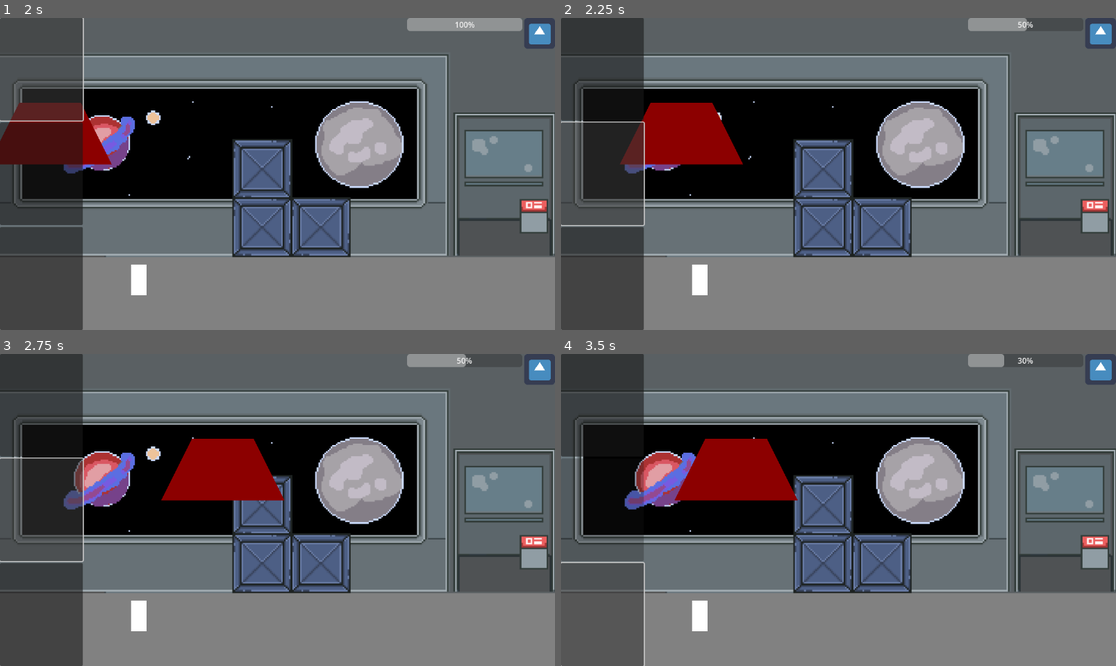
Above: before the commit, frames 1-4 (two rows, left to right).
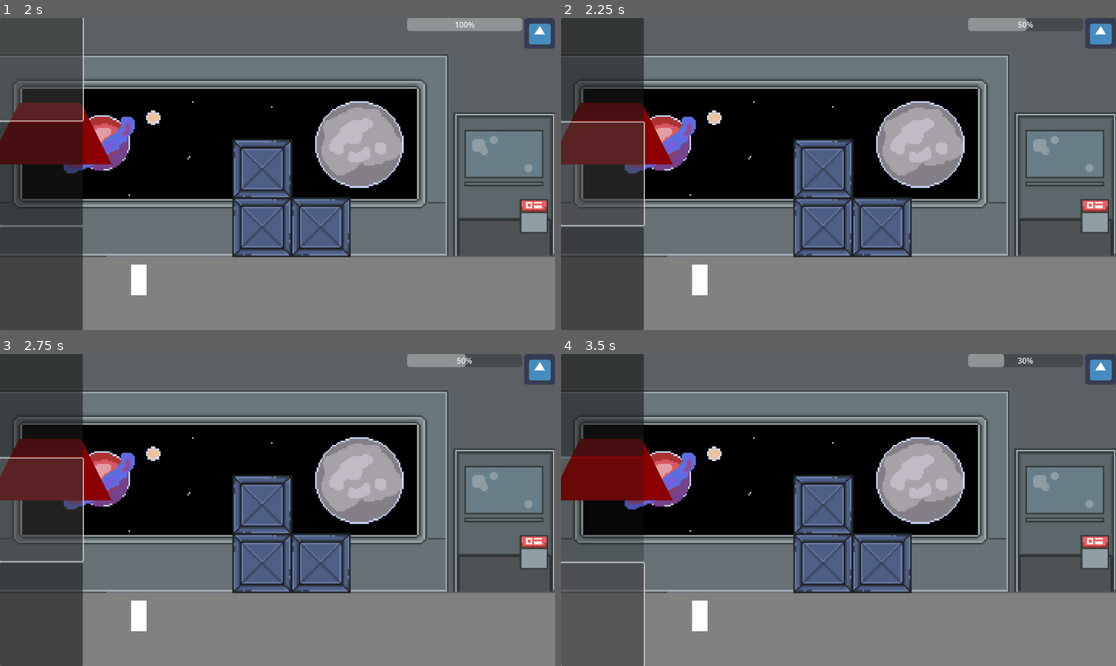
Above: after the commit, the same moments.

Repository: iniyanijoseph/Gravity
Game: Godot game, scene res://Main.tscn
The game is run twice, just before and just after one commit, with the same random seed, the same clock (stepped at 60 frames per second) and the same inputs. The engine's default icon, where the game draws it, is replaced by a stand-in: a white triangle on a blue panel in a dark square.
Inputs (mouse positions are in pixels of both pictures, inside the frame that each line leads up to):
- Up to frame 1 (2 s): click (38, 67) at 0.5 s
- Up to frame 2 (2.25 s): click (599, 174) at 2 s
- Up to frame 3 (2.75 s): no input
- Up to frame 4 (3.5 s): click (599, 612) at 2.75 s

Frame 1 is identical in both runs. In frame 2, 4.9% of the frame differs, in the area x 0-33%, y 27-47%; in frame 3, 6.4%; in frame 4, 6.6%, in the area x 0-43%, y 27-47%.
Error after the commit: Invalid access to property or key 'x' on a base object of type 'CharacterBody2D (Player.gd)'. (res://Boss.gd:64)

Commit message:
Added laser phase and slam phase
- The code still needs work to ensure the intended functionality is maintained
- Thanks to Bibhas S. for his help with the laser code

Diff:
--- a/Boss.gd
+++ b/Boss.gd
@@ -9,11 +9,15 @@
 var startingPos : Vector2;
 const minimumSpeed : int = 50
 const maxPosition : int = 500;
+const time : float = .2;
+const sceneSeconds : int = 10;
+const DAMAGE_AMOUNT: int = 50
+var secondsRemaining : int = sceneSeconds;
 var numTime : float = 0;
-const time : float = .2;
 var pastTargetX : int = 0;
-
-
+var laserCharging: bool = false
+var laserStartPos: Vector2
+var laserEndPos: Vector2
 # Called when the node enters the scene tree for the first time.
 func _ready():
 	startingPos = position;
@@ -27,6 +31,16 @@
 		return;
 	else:
 		numTime -= time;
+		secondsRemaining -= 1;
+
+	if secondsRemaining <= 0:
+		secondsRemaining = sceneSeconds;
+		if current == State.idle:
+			var random : int = randi_range(1, 2);
+			current += random;
+		else:
+			current = State.idle;
+
 	var tween = get_tree().create_tween();
 	match current:
 		State.idle:
@@ -46,13 +60,43 @@
 		State.slam:
 			# Slam behavior code
 			# Perform slam action, e.g., play a slam animation and deal damage to the player
-			pass
-
+			var player = get_tree().get_nodes_in_group("Player");
+			tween.tween_property($Sprite, "position", Vector2(player[0].x, 0), time);
+			tween.play();
+			tween.tween_property($Sprite, "position", Vector2(player[0].x, startingPos.y), time);
+			tween.play();
 		State.laser:
 			# Laser behavior code
 			# Perform laser action, e.g., activate a laser attack or trigger a laser animation
+			if numTime < time * 2:
+				# Charging up
+				var chargeTime: float = 3.0
+				var chargeProgress: float = numTime / (time * 2)
+				var chargeDirection: Vector2 = Vector2(-1, 0)  # Adjust the direction as needed
+				var chargeDistance: float = chargeProgress * maxPosition / 2
+				var chargeTarget: Vector2 = startingPos + chargeDirection * chargeDistance
+				tween.tween_property($Sprite, "position", chargeTarget, time)
+				if !laserCharging:
+					laserCharging = true
+					laserStartPos = position
+				print("Charging up laser...");
+				pass
+			elif numTime < time * 3:
+					# Shoot laser
+					if laserCharging:
+						laserCharging = false
+						laserEndPos = position
+						draw_laser()
+						deal_damage_to_player();
+					var laserDirection: Vector2 = Vector2(1, 0);  # Adjust the direction as needed
+					var laserDistance: float = maxPosition / 2;
+					var laserTarget: Vector2 = startingPos + laserDirection * laserDistance;
+					tween.tween_property($Sprite, "position", laserTarget, time)
+
+				# Perform laser action here, e.g., activate a laser attack or trigger a laser animation
+			print("Firing laser!")
+			tween.play()
 			pass
-	tween.play();
 
 func compareTo(first : int, second : int) -> int:
 	if first > second:
@@ -61,3 +105,19 @@
 		return -1;
 	else:
 		return 0;
+
+func startNewPhase():
+	var tween = get_tree().create_tween();
+	tween.tween_property($Sprite, "position", startingPos, time);
+	tween.play();
+
+func draw_laser():
+	var canvas_item = $CanvasItem
+	canvas_item.draw_line(laserStartPos, laserEndPos, Color(1, 0, 0), 2)
+
+
+func deal_damage_to_player():
+	var body = get_tree().get_overlapping_nodes().get_nodes_in_group("Player");
+	if (is_instance_valid(body[0])):
+		body.take_damage(DAMAGE_AMOUNT);
+		print("Player took", DAMAGE_AMOUNT, "damage from the laser!");
--- a/Boss.tscn
+++ b/Boss.tscn
@@ -11,3 +11,5 @@
 
 [node name="CollisionPolygon2D" type="CollisionPolygon2D" parent="."]
 polygon = PackedVector2Array(-128, 64, -64, -64, 64, -64, 128, 64)
+
+[node name="RayCast2D" type="RayCast2D" parent="."]
Not shown: 1 places in Main.tscn that only renumber resources
Not shown: 1 places in TileGeneration/TileSet.tres that only renumber resources
